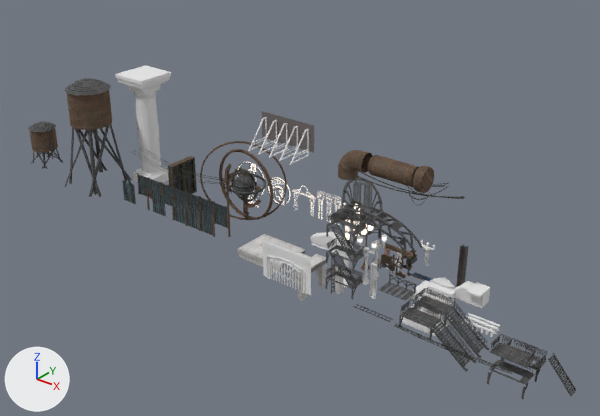
Renders of the FBX model Assets/ART/Models/Environment/Imports/DecorationSet.fbx from each side of a commit.
Rendered twice from a camera (50 mm lens) standing at (34.2, -42.9, 59.4) and looking at (-34.7, 43.1, 6.0). Arrows for +X, +Y and +Z are at lower left; the lights stay in place. Where no turn or scale is listed for an object, it has been applied to the vertices. Vertices at the same position are counted once.

Names of what the first picture shows: 'AD_Big.001', 'BigPillar', 'BigTube.027', 'Cylinder', 'Cylinder.002', 'Fence', 'FireLadder.006', 'Gate.002', 'HouseFacade.002', 'HouseFacade.003', 'MetalConstruct_curved.005', 'Planet_Pole.001'.
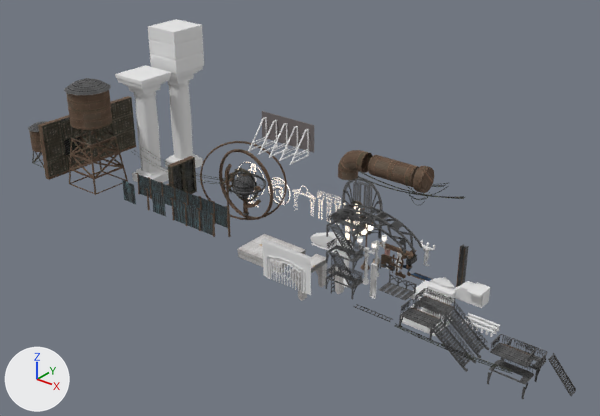
Pixel boxes (x1, y1, x2, y2) of what changed, in the pictures (600 x 416 px):
'BigPillar.017', added: after (148, 19, 204, 168)
'Cylinder', reshaped: before (64, 78, 132, 197); after (64, 78, 128, 195)
'Metall_Wall', added: after (38, 96, 136, 180)
part 1 of me_cylinder_025, built on: before (64, 124, 132, 197); after (69, 123, 128, 195)

The change in detail:
me_cylinder_025 is used by ob_cylinder; location (-76.1, 38.7, 0.0).
me_cylinder_025 had 160 vertices, 116 faces and spanned x -4.6..4.6, y -4.6..4.6, z -0.1..18.8.
me_cylinder_025 now has 468 vertices, 548 faces and spans x -3.7..3.7, y -3.8..3.8, z 0.0..18.8.
me_cylinder_025 part 1: 4 vertices moved within x -2.2..2.2, y -2.2..2.2, z 11.2; 72 vertices removed from x -4.6..4.6, y -4.6..4.6, z -0.1..11.2; 380 vertices added at x -3.6..3.6, y -3.6..3.6, z 0.0..11.2.
Mesh me_metal_wall is new.
It has 508 vertices, 480 faces and spans x 0.0..1.8, y -10.0..10.0, z 0.0..10.0.
It uses material mat_metalatlas.
Mesh me_bigpillar_002 is new.
It has 160 vertices, 144 faces and spans x -3.2..3.2, y -3.3..3.3, z 0.0..25.8.
It uses material mat_ts_blender_01.
Object 'Metall_Wall' (ob_metall_wall) is new; it shows me_metal_wall.
Its location is (-84.9, 44.2, 0.0).
Object 'BigPillar.017' (ob_bigpillar_017) is new; it shows me_bigpillar_002.
Its location is (-69.9, 53.4, 0.0).
